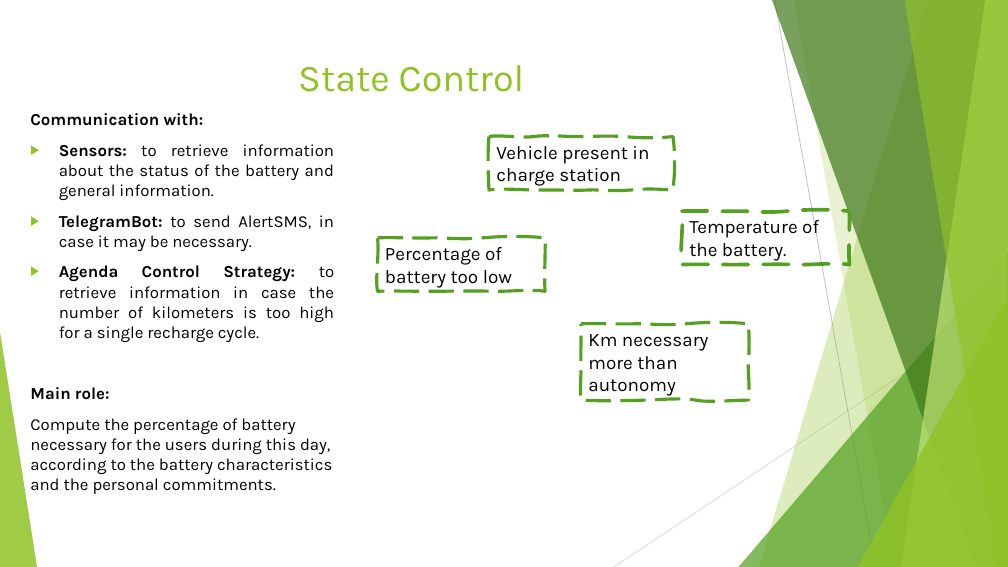
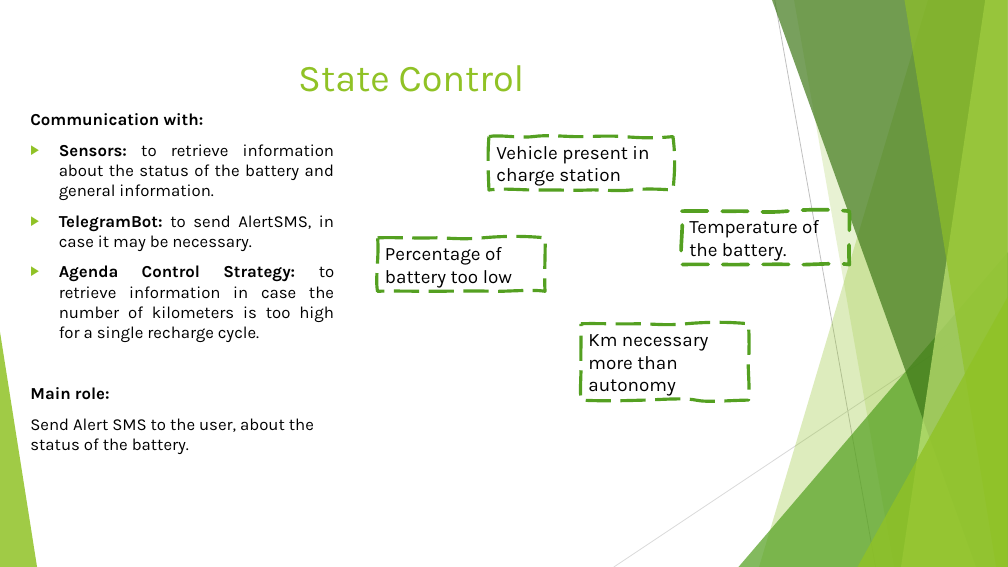
Before and after one commit to annageraci/Battery_Charger_Smart, a slide deck: slide 16 of Materiale Extra/Presentazione del progetto .pptx. Drawn at 1008x567 pixels with LibreOffice and Linux fonts; fonts in the diff are those of the drawing. Boxes give left, top, right and bottom in pixels: in the first picture for what was removed or moved away, otherwise in the second. Text is boxed around its words. In the diff, an @@ line names an element or a change of style, - is before the commit and + after.

```diff
--- a/Materiale Extra/Presentazione del progetto .pptx
+++ b/Materiale Extra/Presentazione del progetto .pptx
@@ text at (x1=30, y1=418, x2=314, y2=454): text changed @@
-Compute the percentage of battery necessary for the users during this day, according to the battery characteristics and the personal commitments.
+Send Alert SMS to the user, about the status of the battery.
```
Also in this commit, not shown: 1 other file.
